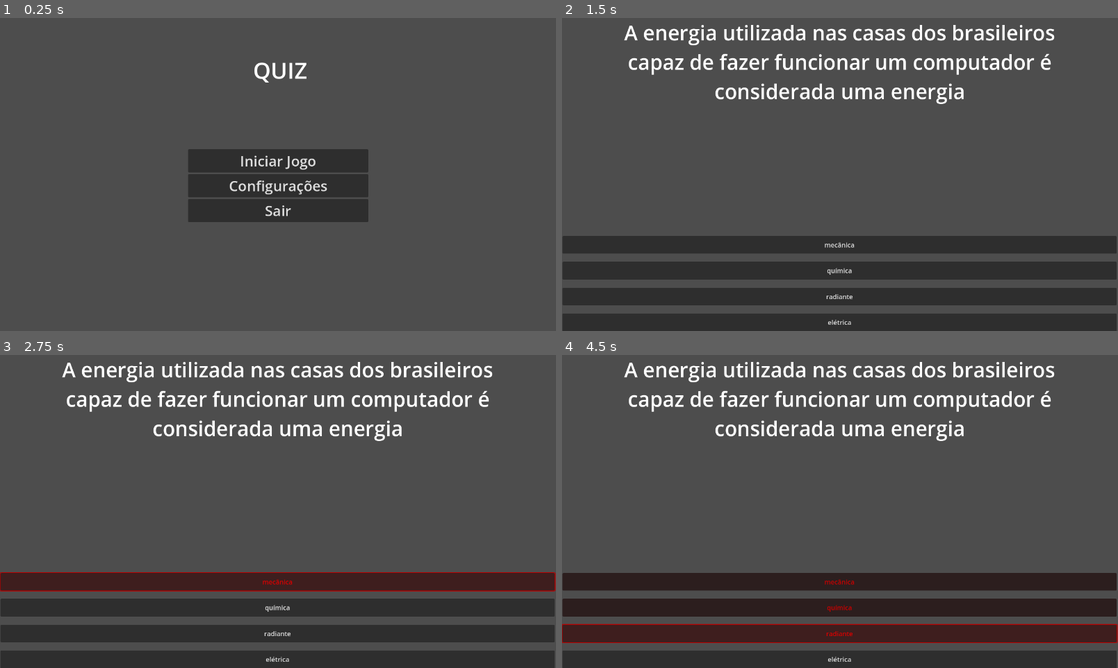
Above: before the commit, frames 1-4 (two rows, left to right).
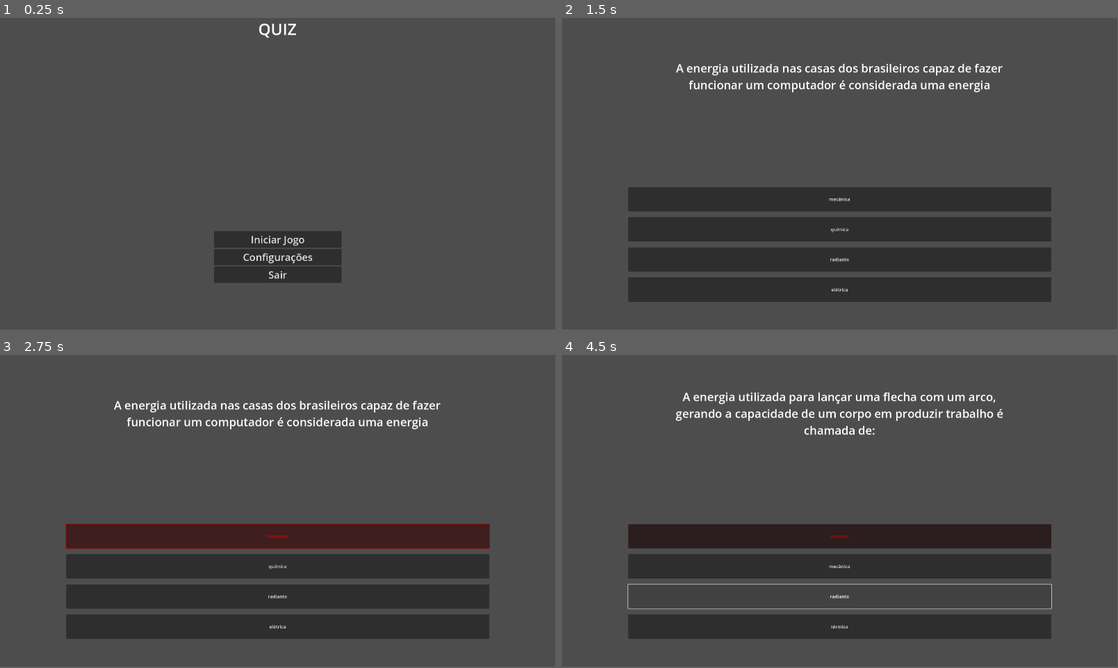
Above: after the commit, the same moments.

Repository: bsilva-ec/projeto_integrador02-2025
Game: Godot game, scene res://Scenes/Main.tscn
The game is run twice, just before and just after one commit, with the same random seed, the same clock (stepped at 60 frames per second) and the same inputs.
Inputs:
- Up to frame 1 (0.25 s): no input
- Up to frame 2 (1.5 s): click "Iniciar Jogo" at 0.5 s; click "Matéria e Energia" at 1.25 s
- Up to frame 3 (2.75 s): click "mecânica" at 2 s
- Up to frame 4 (4.5 s): click "química" at 2.75 s; click "química" at 3.5 s; click "radiante" at 4.25 s
The window is 800x451 before the commit and 799x449 after it. Grey fills any space a smaller window leaves; there, only what the larger window draws over its background counts as a difference.

The runs differ from the first frame. In frame 1, 11% of the frame differs, in the area x 33-67%, y 1-85%; in frame 2, 31%; in frame 3, 33%; in frame 4, 34%, in the area x 0-100%, y 0-100%.

Commit message:
Atualizações no código
Progressão entre as questões implementadas

Diff:
--- a/quizz/Scenes/Main.tscn
+++ b/quizz/Scenes/Main.tscn
@@ -1,15 +1,16 @@
-[gd_scene load_steps=7 format=3 uid="uid://b2feabqtfxu4p"]
+[gd_scene load_steps=8 format=3 uid="uid://b2feabqtfxu4p"]
 
 [ext_resource type="Script" uid="uid://b5dg7cbc546xl" path="res://Scripts/Controller/game_controller.gd" id="1_r150o"]
 [ext_resource type="Resource" uid="uid://boe2md23tuuaq" path="res://Resources/Themes/Matéria e Energia.tres" id="2_idj7w"]
 [ext_resource type="Script" uid="uid://qbsru7pyqtcu" path="res://Theme.gd" id="2_rgh2o"]
 [ext_resource type="Resource" uid="uid://hu0ql20ntcq2" path="res://Resources/Themes/Vida e Evolução.tres" id="4_pbw6q"]
+[ext_resource type="Resource" uid="uid://dtk3237e1nnbw" path="res://Resources/Themes/Terra e Universo.tres" id="5_jw32o"]
 [ext_resource type="Script" uid="uid://s0bfrxf26pme" path="res://MenuInicial.gd" id="5_v1gob"]
 [ext_resource type="Resource" uid="uid://b8hmxmyhi8nfi" path="res://Resources/Menu inicial/MenuInicial.tres" id="6_jw32o"]
 
 [node name="CanvasLayer" type="CanvasLayer"]
 script = ExtResource("1_r150o")
-temasQuestoes = Array[ExtResource("2_rgh2o")]([ExtResource("2_idj7w"), ExtResource("4_pbw6q")])
+temasQuestoes = Array[ExtResource("2_rgh2o")]([ExtResource("2_idj7w"), ExtResource("4_pbw6q"), ExtResource("5_jw32o")])
 color_right = Color(0, 0.862745, 0, 1)
 color_wrong = Color(0.905882, 0, 0, 1)
 Menu_Inicial = Array[ExtResource("5_v1gob")]([ExtResource("6_jw32o")])
@@ -30,7 +31,7 @@
 anchor_right = 0.5
 anchor_bottom = 1.0
 offset_left = -220.5
-offset_top = -446.0
+offset_top = -341.0
 offset_right = 220.5
 grow_horizontal = 2
 grow_vertical = 0
@@ -54,11 +55,14 @@
 "
 
 [node name="Label" type="Label" parent="StartGame"]
-layout_mode = 0
-offset_left = 11.0
-offset_top = 90.0
-offset_right = 1361.0
-offset_bottom = 245.0
+layout_mode = 1
+anchors_preset = 5
+anchor_left = 0.5
+anchor_right = 0.5
+offset_left = -675.0
+offset_right = 675.0
+offset_bottom = 155.0
+grow_horizontal = 2
 theme_override_font_sizes/font_size = 55
 text = "QUIZ
 "
@@ -92,8 +96,8 @@
 [node name="QuestionText" type="Label" parent="Question_select/QuestionStatement"]
 custom_minimum_size = Vector2(0, 80)
 layout_mode = 2
-size_flags_vertical = 0
-theme_override_font_sizes/font_size = 50
+size_flags_vertical = 6
+theme_override_font_sizes/font_size = 40
 text = "question"
 horizontal_alignment = 1
 vertical_alignment = 1
@@ -105,13 +109,15 @@
 
 [node name="QuestionOptions" type="VBoxContainer" parent="Question_select"]
 layout_mode = 1
-anchors_preset = 12
-anchor_top = 1.0
+anchors_preset = 15
 anchor_right = 1.0
 anchor_bottom = 1.0
-offset_top = -234.0
+offset_left = 228.0
+offset_top = 585.0
+offset_right = -225.0
+offset_bottom = -97.0
 grow_horizontal = 2
-grow_vertical = 0
+grow_vertical = 2
 theme_override_constants/separation = 20
 
 [node name="ButtonOption1" type="Button" parent="Question_select/QuestionOptions"]
--- a/quizz/Scripts/Controller/game_controller.gd
+++ b/quizz/Scripts/Controller/game_controller.gd
@@ -88,8 +88,13 @@
 		1:
 			ThemeIndex = 1
 			LoadQuiz()
+		2:
+			ThemeIndex = 2
+			LoadQuiz()
 
 func LoadQuiz() ->void:
+	if QuestionIndex >= temasQuestoes[ThemeIndex].ThemeQuestion.size():
+		return
 	$Question_select.show()
 	#implementação dos enunciados
 	question_text.text = temasQuestoes[ThemeIndex].ThemeQuestion[QuestionIndex].Statement
@@ -110,6 +115,18 @@
 	else:
 		button.modulate = color_wrong
 
+	NextQuestion()
+
+func NextQuestion() -> void:
+	for i in buttonsQuestion:
+		i.pressed.disconnect(buttonsAnswer)
+	await get_tree().create_timer(1).timeout
+	for i in buttonsQuestion:
+		i.modulate = Color.WHITE
+
+	QuestionIndex +=1
+
+	LoadQuiz()
 func LoadSettings() ->void:
 	#ativar e desativar som
 	pass
--- a/quizz/project.godot
+++ b/quizz/project.godot
@@ -17,8 +17,8 @@
 
 [display]
 
-window/size/viewport_width=1360
-window/size/viewport_height=768
+window/size/viewport_width=1920
+window/size/viewport_height=1080
 
 [rendering]
 
